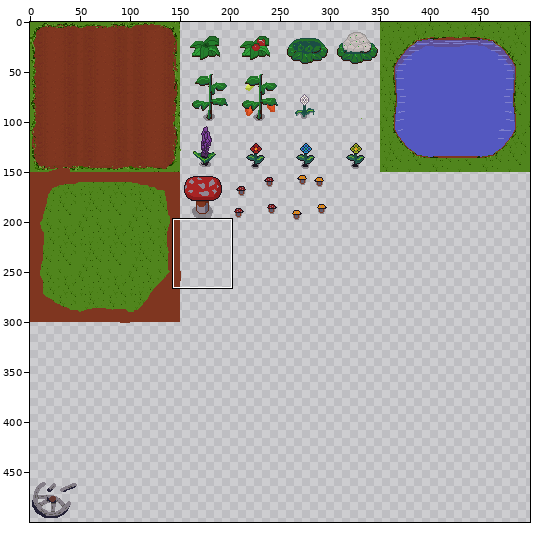
File history of a sprite sheet, images/ground.png. The first picture is a wide view before the edit; the outline marks the close-up.
Close-up. Earlier state:
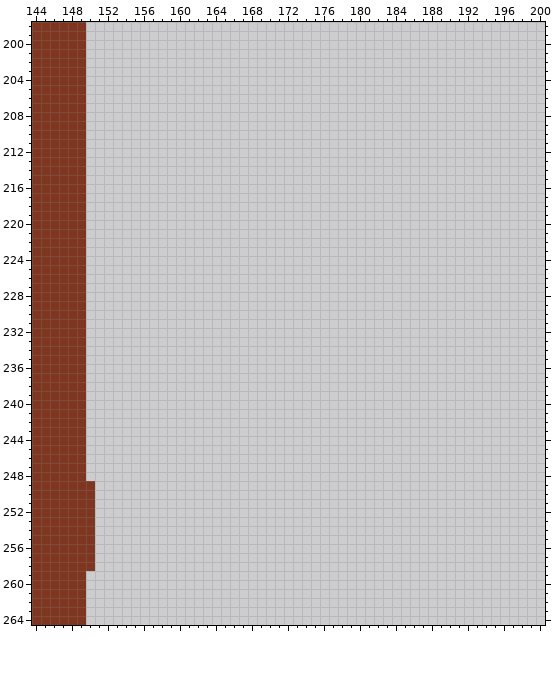
The file is 500x500 pixels. Colours within 5 levels of each other are drawn and written as one. Shown: x 144..200, y 198..264.
After:
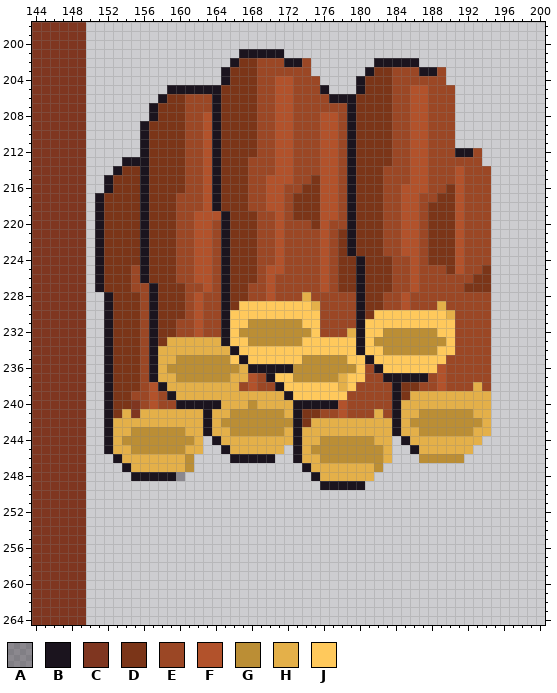
Palette (. is transparent): A #1b141e5f  B #1b141e  C #7f3620  D #7b3518  E #9b4725  F #b2522b  G #bb8e35  H #e4b049  J #ffc95c
Changes in this commit:
Changed rows in their new state; - is an unchanged pixel.
first column x 150:
201 -----------------BBBBB-----------------------
202 ----------------BDDEEEBBE-------BBBBB--------
203 ---------------BDDDEEEEEE------BDDEEEBBE-----
204 ---------------BDDDEEFFEEE----BDDDEEEEEE-----
205 ---------BBBBBBDDDDEEFFEEEB---BDDDEEFFEEE----
206 --------BDDEEEBDDDDEEFFEEEEBBBDDDDEEFFEEE----
207 -------BDDDEEEBDDDDEEFFEEEEEEBDDDDEEFFEEE----
208 -------BDDDEEFBDDDDEEFFEEEFFEBDDDDEEFFEEE----
209 ------BDDDDEEFBDDDDEEFFEEEFFEBDDDDEEFFEEE----
210 ------BDDDDEEFBDDDDEEFFEEEFFEBDDDDEEFFEEE----
211 ------BDDDDEEFBDDDDEEFFEEEFFEBDDDDEEFFEEE----
212 ------BDDDDEEFBDDDDEEFFEEEFFEBDDDDEEFFEEEBBE-
213 ----BBBDDDDEEFBDDDEEEFFEEEFFEBDDDDEEFFEEEEEE-
214 ---BDDBDDDDEEFBDDDEEEFFEEEFFEBDDDEEEFFEEEFEEE
215 --BDDDBDDDDEEFBDDDEEFFFEEDFFEBDDDEEEFFEEEFEEE
216 --BDDDBDDDDEEFBDDDEEFFEEDDFFEBDDDEEFFFEEDFEEE
217 -BDDDDBDDDEEEFBDDDEEFFEDDDFFEBDDDEEFFEEDDFEEE
218 -BDDDDBDDDEEEFBDDDEEFFEDDDFFEBDDDEEFFEDDDFEEE
219 -BDDDDBDDDEEFFFBDDDEEFEDDDFFEBDDDEEFFEDDDFEEE
220 -BDDDDBDDDEEFFEBDDDEEFEEEDFEEBDDDEEFFEDDDFEEE
221 -BDDDDBDDDEEFFEBDDDEEFEEEEFEDBDDDEEFFEDDDFEEE
222 -BDDDDBDDDEEFFEBDDDEEFEEEEFEDBDDDEEFFEDDDFEEE
223 -BDDDDBDDDEEFFEBDDDEEFEEEEFEDBDDDEEFFEDDDFEEE
224 -BDDDDBDDDEEFFEBDDDEEFEEEEFEDDBDDDEEFEDDDFEEE
225 -BDDDEBDDDEEFFEBDDDEFFEEEEFEDDBDDDEEFEEEDFEED
226 -BDDDEBDDDEEFFEBDDDEFEEEEEFEDDBDDDEEFEEEEEEDD
227 -BDDDEEBDDDEEFEBDDEEFEEEEEFEDDBDDDEEFEEEEEDDD
228 --BDDDEBDDDEFEEBDDEEFEEEHEEEEEBDDEEFEEEEEEEEE
229 --BDDDEBDDDEFEEBDJJJJJJJJHEEEEBDDEEFEEEHEEEEE
230 --BDDDEBDDDEFEEBJJJJJJJJJJEEEEBDJJJJJJJJHEEEE
231 --BDDDEBDDEEFEEBJJGGGGGGJJEEEEBJJJJJJJJJJEEEE
232 --BDDDEBDDEEFEEBJGGGGGGGGJEEEHBJJGGGGGGJJEEEE
233 --BDDDEBDHHHHHHBJJGGGGGGJJJJJJBJGGGGGGGGJEEEE
234 --BDDDEBHHHHHHHHBJJJJJJJJJJJJJBJJGGGGGGJJEEEE
235 --BDDDEBHHGGGGGGJBJJJJJJGGGGGJJBJJJJJJJJEEEEE
236 --BDDDEBHGGGGGGGGHBBBBBGGGGGGGJEBJJJJJJFEEEEE
237 --BDDDEBHHGGGGGGHHFEBJJGGGGGHJJEEBBBBBEFEEEEE
238 --BDDDEFBHHHHHHHHEFEEBJJJJJJHJEEEEBDDEEFEEEHE
239 --BDDEEFEBHHHHHHHHHHHHBJJJJJJEEEEEBDHHHHHHHHH
240 --BDDCEFEEBBBBBHHHGHHHHBBBBBFEEEEEBHHHHHHHHHH
241 --BDHCHHHHHHHBHHGGGGGGHBDDEEFEEEHEBHHGGGGGGHH
242 --BHHHHHHHHHHBHGGGGGGGGBDHHHHHHHHHBHGGGGGGGGH
243 --BHHGGGGGGHHBHHGGGGGGHBHHHHHHHHHHBHHGGGGGGHH
244 --BHGGGGGGGGH-BHHHHHHHHBHHGGGGGGHH-BHHHHHHHH-
245 --BHHGGGGGGHH--BHHHHHH-BHGGGGGGGGH--BHHHHHH--
246 ---BHHHHHHHG----BBBBB--BHHGGGGGGGH---GGGGG---
247 ----BHHHHHHG------------BHHHHHHHG------------
248 -----BBBBBA--------------BHHHHHH-------------
249 .-------------------------BBBBB--------------
250 .--------------------------------------------
251 .--------------------------------------------
252 .--------------------------------------------
253 .--------------------------------------------
254 .--------------------------------------------
255 .--------------------------------------------
256 .--------------------------------------------
257 .--------------------------------------------
258 .--------------------------------------------
Where, in picture pixels (left, top, right, bottom), the same in both close-ups:
changed: (86, 49, 491, 571)
